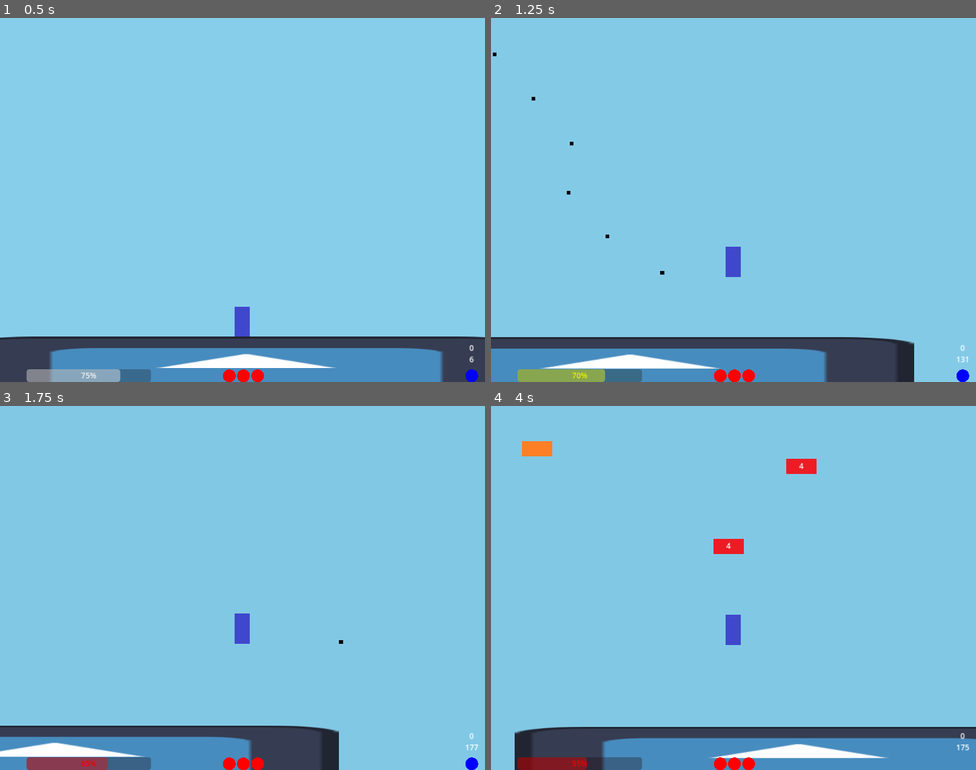
Above: before the commit, frames 1-4 (two rows, left to right).
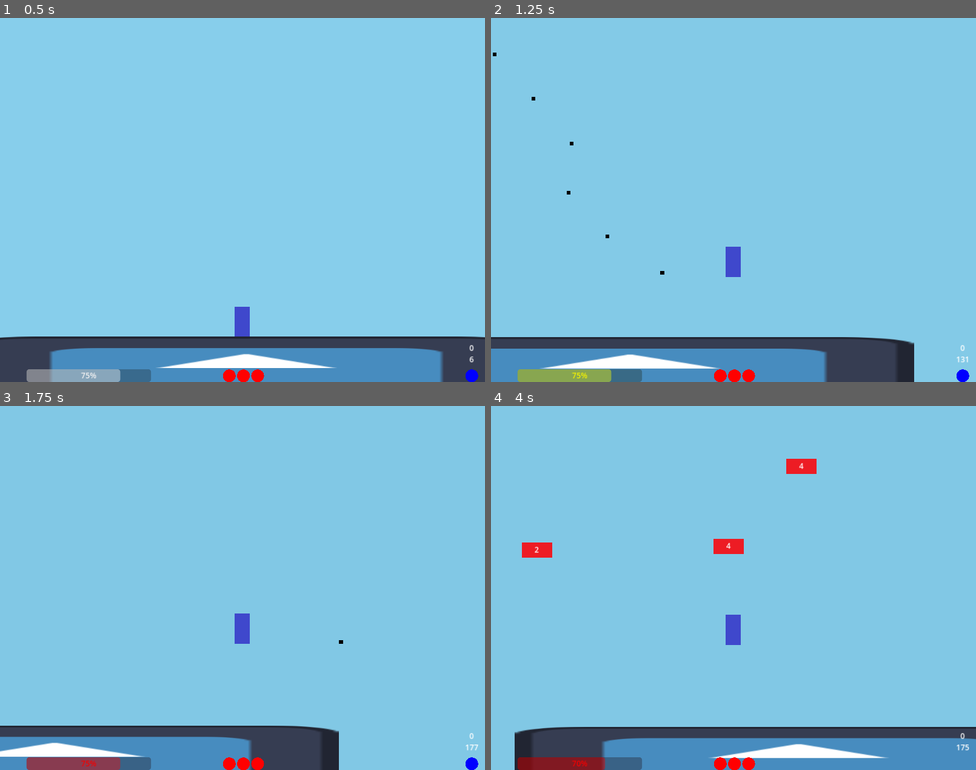
Above: after the commit, the same moments.

Repository: notMSB/bunk
Game: Godot game, scene res://scenes/game.tscn
Two runs of this game, one before a commit and one after it. Both use one fixed random seed, a clock stepped at 60 frames per second and the inputs below. The engine's default icon, where the game draws it, is replaced by a stand-in: a white triangle on a blue panel in a dark square.
Inputs (mouse positions are in pixels of both pictures, inside the frame that each line leads up to):
- Up to frame 1 (0.5 s): no input
- Up to frame 2 (1.25 s): tap Enter at 0.5 s; move the mouse to (709, 272) at 0.52 s; press the mouse at (709, 272) at 0.53 s; hold Right (ui_right) from 0.53 s (still down); tap Ctrl (misc) at 0.6 s; tap Space (jump) at 0.77, 1.07 s
- Up to frame 3 (1.75 s): keep holding Right (ui_right); move the mouse to (388, 642) at 1.27 s; release the mouse at (388, 642) at 1.28 s; click (388, 642) at 1.35 s; tap Space (jump) at 1.52, 1.55 s
- Up to frame 4 (4 s): tap Space (jump) at 1.82, 2.1, 3.02, 3.32, 3.77, 3.8 s; move the mouse to (588, 533) at 2.02 s; release Right (ui_right) at 2.03 s; hold Left (ui_left) from 2.03 s (still down); tap Ctrl (misc) at 2.3, 3.6 s; move the mouse to (757, 588) at 2.77 s; tap Shift (item) at 2.85 s; click (757, 588) at 3.05 s; move the mouse to (660, 497) at 3.52 s

Frame 1 is identical in both runs. In frame 2, less than 0.1% of the frame differs, in the area x 17-25%, y 96-100%; in frame 3, 0.1%; in frame 4, 0.7%, in the area x 6-24%, y 9-100%.

Commit message:
qol patch

Diff:
--- a/scenes/bullet.tscn
+++ b/scenes/bullet.tscn
@@ -8,7 +8,7 @@
 
 [node name="Bullet" type="Area2D"]
 collision_layer = 4
-collision_mask = 35
+collision_mask = 39
 script = ExtResource("1_n2oi5")
 
 [node name="Border" type="Sprite2D" parent="."]
--- a/scenes/explosion.tscn
+++ b/scenes/explosion.tscn
@@ -8,7 +8,7 @@
 [node name="Explosion" type="Area2D"]
 z_index = -1
 collision_layer = 4
-collision_mask = 3
+collision_mask = 7
 script = ExtResource("1_tv3jr")
 
 [node name="Sprite2D" type="Sprite2D" parent="."]
@@ -19,4 +19,5 @@
 scale = Vector2(8, 8)
 shape = SubResource("CircleShape2D_13iht")
 
+[connection signal="area_entered" from="." to="." method="_on_area_entered"]
 [connection signal="body_entered" from="." to="." method="_on_body_entered"]
--- a/scripts/basic_gun.gd
+++ b/scripts/basic_gun.gd
@@ -4,3 +4,4 @@
 
 const COOLDOWN := .11
 const DAMAGE := 2
+const PIERCE := .1
--- a/scripts/bullet.gd
+++ b/scripts/bullet.gd
@@ -7,7 +7,11 @@
 var damageMask : int
 var ignoreMask : int
 
-func fire(goalPos, startPos, weaponDamage, mask = 2, speedMod = 1):
+var pierceTimer : float
+
+func fire(goalPos, startPos, weaponDamage, pierce, mask = 2, speedMod = 1):
+	pierceTimer = pierce
+	if pierceTimer > 0: $Sprite2D.modulate = Color(1,1,0,1)
 	speed = speed * speedMod
 	damageMask = mask
 	ignoreMask = 1 if mask == 2 else 2
@@ -20,11 +24,14 @@
 
 func _process(delta):
 	position += direction * speed * delta
+	if pierceTimer > 0:
+		pierceTimer -= delta
+		if pierceTimer <= 0: $Sprite2D.modulate = Color(0,0,0,1)
 
 func _on_body_entered(body):
 	if body.collision_layer == damageMask: #damage valid target
 		if body.health > 0: body.take_damage(damage)
-	if body.collision_layer != ignoreMask: #ignore player, delete on everything else
+	if body.collision_layer != ignoreMask and pierceTimer <= 0: #ignore player, delete on everything else
 		queue_free()
 
 func _on_visible_on_screen_notifier_2d_screen_exited():
--- a/scripts/clam_ai.gd
+++ b/scripts/clam_ai.gd
@@ -27,7 +27,7 @@
 				5: shotDir = Vector2(bulletOrigin.x - 5, bulletOrigin.y)
 				6: shotDir = Vector2(bulletOrigin.x - 5, bulletOrigin.y + 5)
 				7: shotDir = Vector2(bulletOrigin.x - 5, bulletOrigin.y - 5)
-			shot.fire(shotDir, bulletOrigin, 1, 1, .25)
+			shot.fire(shotDir, bulletOrigin, 1, 0, 1, .25)
 		shotCooldown = COOLDOWN
 
 func setup(p):
--- a/scripts/enemy.gd
+++ b/scripts/enemy.gd
@@ -92,11 +92,9 @@
 	velocity.y = DEFAULT_VELOCITY
 
 func take_damage(amount):
-	if Global.oneshot: change()
-	else:
-		health -= amount
-		if health <= 0: change()
-		else: $UI/HPText.text = str(health)
+	health -= amount
+	if health <= 0: change()
+	else: $UI/HPText.text = str(health)
 
 func _on_contact_damage_body_entered(body):
 	if $ContactDamage.visible and body.collision_layer == 1: #damage player
--- a/scripts/explosion.gd
+++ b/scripts/explosion.gd
@@ -19,3 +19,7 @@
 	elif hitBody != null:
 		if (body.currentPlatform != null and hitBody == body.currentPlatform) or (body.is_on_floor() and hitBody.name == "Floor"): #the starting floor needs its own case
 			body.launch(position)
+
+func _on_area_entered(area):
+	if area.collision_layer == 4: #bullet
+		area.queue_free()
--- a/scripts/global.gd
+++ b/scripts/global.gd
@@ -1,6 +1,6 @@
 extends Node
 
 var score := 0
-var oneshot := false
+var easy := false
 var usedWeapon := 0
 var shame := false
--- a/scripts/laser.gd
+++ b/scripts/laser.gd
@@ -3,7 +3,7 @@
 var direction := Vector2()
 var damage : int
 
-func fire(goalPos, startPos, weaponDamage):
+func fire(goalPos, startPos, weaponDamage, _pierce):
 	damage = weaponDamage
 	global_position = startPos
 	direction = (goalPos - startPos).normalized()
--- a/scripts/laser_gun.gd
+++ b/scripts/laser_gun.gd
@@ -4,3 +4,4 @@
 
 const COOLDOWN := .45
 const DAMAGE := 3
+const PIERCE := .0
--- a/scripts/pickup.gd
+++ b/scripts/pickup.gd
@@ -37,7 +37,8 @@
 	if player.fuel < 10: return 100
 	elif player.fuel < 50: return 60
 	elif player.fuel < 75: return 40
-	else: return 10
+	elif player.fuel < 100: return 10
+	else: return 0
 
 func get_grenade_weight():
 	if player.hasItem == false: return 60
--- a/scripts/player.gd
+++ b/scripts/player.gd
@@ -23,7 +23,7 @@
 const BASE_KNOCKBACK = 700 #for when the player takes damage
 
 const MAX_FUEL := 100
-const FUEL_THRESHOLD := 5
+var fuelThreshold := 5
 var fuel := MAX_FUEL * .75
 
 const AIR_JUMPS := 2
@@ -48,7 +48,7 @@
 var gravity = ProjectSettings.get_setting("physics/2d/default_gravity")
 
 func _ready():
-	Global.shame = Global.oneshot
+	Global.shame = Global.easy
 
 func _physics_process(delta):
 	UI.set_height(scoreModifier, position.y)
@@ -61,7 +61,7 @@
 		currentCoyote = COYOTE_TIME
 		set_platform() #Set a platform which descends when jumping off
 		currentAirJumps = 0
-		UI.set_fuel(fuel, FUEL_THRESHOLD, currentAirJumps, AIR_JUMPS)
+		UI.set_fuel(fuel, fuelThreshold, currentAirJumps, AIR_JUMPS)
 	if Input.is_action_just_pressed("swap_up"):
 		weaponIndex -= 1
 		if weaponIndex < 0: weaponIndex = $Weapon.get_child_count()-1
@@ -96,11 +96,12 @@
 		var shot = $Weapon.get_child(weaponIndex).Projectile.instantiate()
 		$Projectiles.add_child(shot)
 
-		shot.fire(get_global_mouse_position(), global_position, $Weapon.get_child(weaponIndex).DAMAGE)
+		shot.fire(get_global_mouse_position(), global_position, $Weapon.get_child(weaponIndex).DAMAGE, $Weapon.get_child(weaponIndex).PIERCE)
 		weaponCooldown = $Weapon.get_child(weaponIndex).COOLDOWN
 	if Input.is_action_just_pressed("misc"):
-		Global.oneshot = !Global.oneshot
+		Global.easy = !Global.easy
 		Global.shame = true
+		fuelThreshold = 0 if Global.easy else 5
 	if Input.is_action_just_pressed("item") and hasItem:
 		$Item.get_child(0).use()
 		change_item(false)
@@ -129,11 +130,11 @@
 		change_velocity(JUMP_VELOCITY)
 		if currentPlatform != null: currentPlatform.boost(JUMP_VELOCITY)
 		jumping = true
-	elif fuel >= FUEL_THRESHOLD and currentAirJumps < AIR_JUMPS:
+	elif fuel >= fuelThreshold and currentAirJumps < AIR_JUMPS:
 		currentAirJumps += 1
 		change_velocity(JUMP_VELOCITY/1.3)
 		velocity.x *= 1.4
-		change_fuel(-1 * FUEL_THRESHOLD)
+		change_fuel(-1 * fuelThreshold)
 		jumping = true
 
 func change_item(change):
@@ -142,7 +143,7 @@
 
 func change_fuel(change):
 	fuel = min(fuel + change, 100)
-	UI.set_fuel(fuel, FUEL_THRESHOLD, currentAirJumps, AIR_JUMPS)
+	UI.set_fuel(fuel, fuelThreshold, currentAirJumps, AIR_JUMPS)
 
 func take_damage(goLeft, _damage = 0):
 	health -= 1
--- a/scripts/rocket.gd
+++ b/scripts/rocket.gd
@@ -6,7 +6,7 @@
 var speed := 750
 var damage : int
 
-func fire(goalPos, startPos, weaponDamage):
+func fire(goalPos, startPos, weaponDamage, _pierce):
 	damage = weaponDamage
 	global_position = startPos
 	direction = (goalPos - startPos).normalized()
--- a/scripts/rocket_launcher.gd
+++ b/scripts/rocket_launcher.gd
@@ -4,3 +4,4 @@
 
 const COOLDOWN = .35
 const DAMAGE = 10
+const PIERCE := .0
--- a/scripts/shotgun.gd
+++ b/scripts/shotgun.gd
@@ -4,3 +4,4 @@
 
 const COOLDOWN = .5
 const DAMAGE = 1
+const PIERCE = .2
--- a/scripts/shrimp_ai.gd
+++ b/scripts/shrimp_ai.gd
@@ -17,7 +17,7 @@
 		shot.get_node("Sprite2D").modulate = Color.RED
 		bulletHolder.add_child(shot)
 
-		shot.fire(player.global_position, enemy.global_position, 1, 1, .4)
+		shot.fire(player.global_position, enemy.global_position, 1, 0, 1, .4,)
 		shotCooldown = COOLDOWN
 
 func flip(playerLeft):
--- a/scripts/splitter.gd
+++ b/scripts/splitter.gd
@@ -7,11 +7,11 @@
 var degs := 13.0
 var drift : float = degs/((PROJECTILES-1)/2.0)
 
-func fire(goalPos, startPos, weaponDamage):
+func fire(goalPos, startPos, weaponDamage, pierce):
 	global_position = startPos
 	for i in PROJECTILES:
 		if i > 0: degs -= drift
 		var shot = Projectile.instantiate()
 		add_child(shot)
-		shot.fire(goalPos, startPos, weaponDamage)
+		shot.fire(goalPos, startPos, weaponDamage, pierce)
 		shot.rotate_direction(degs)
